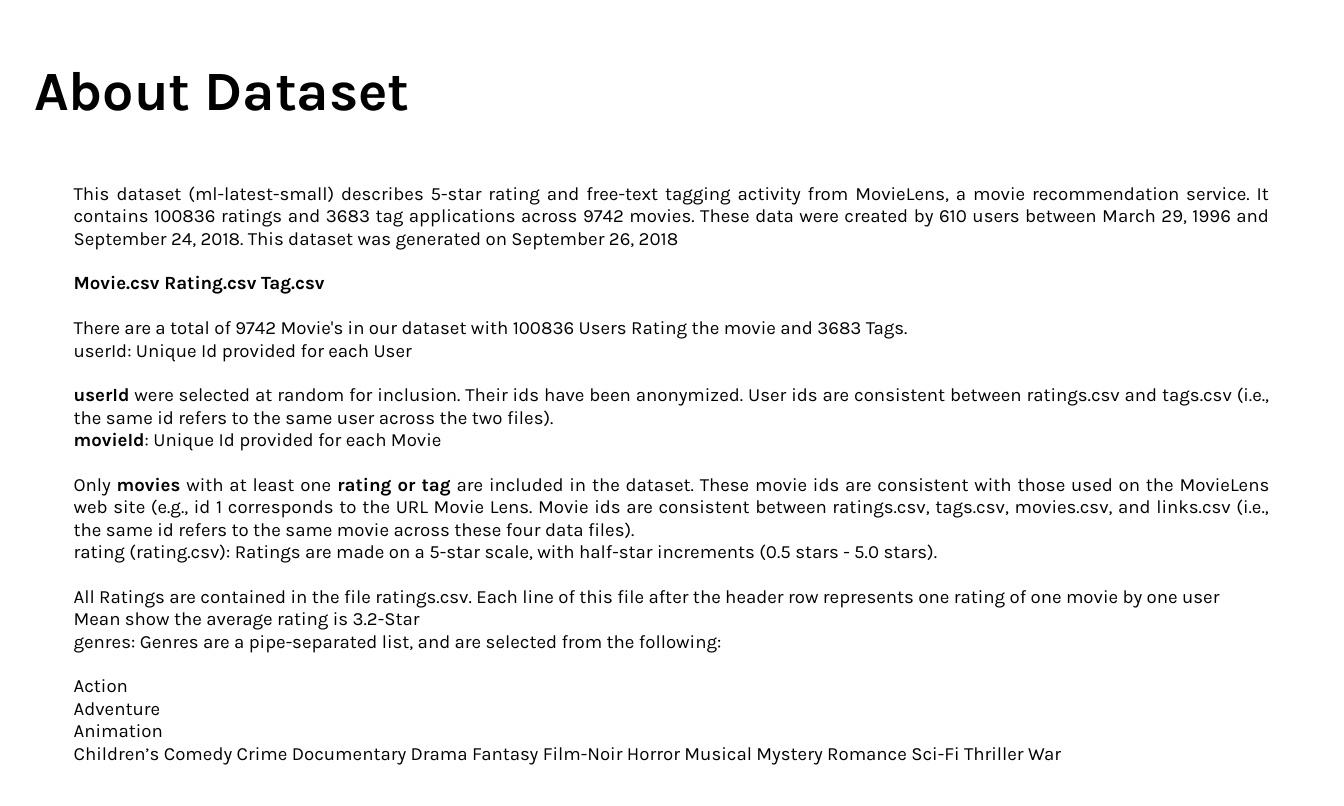
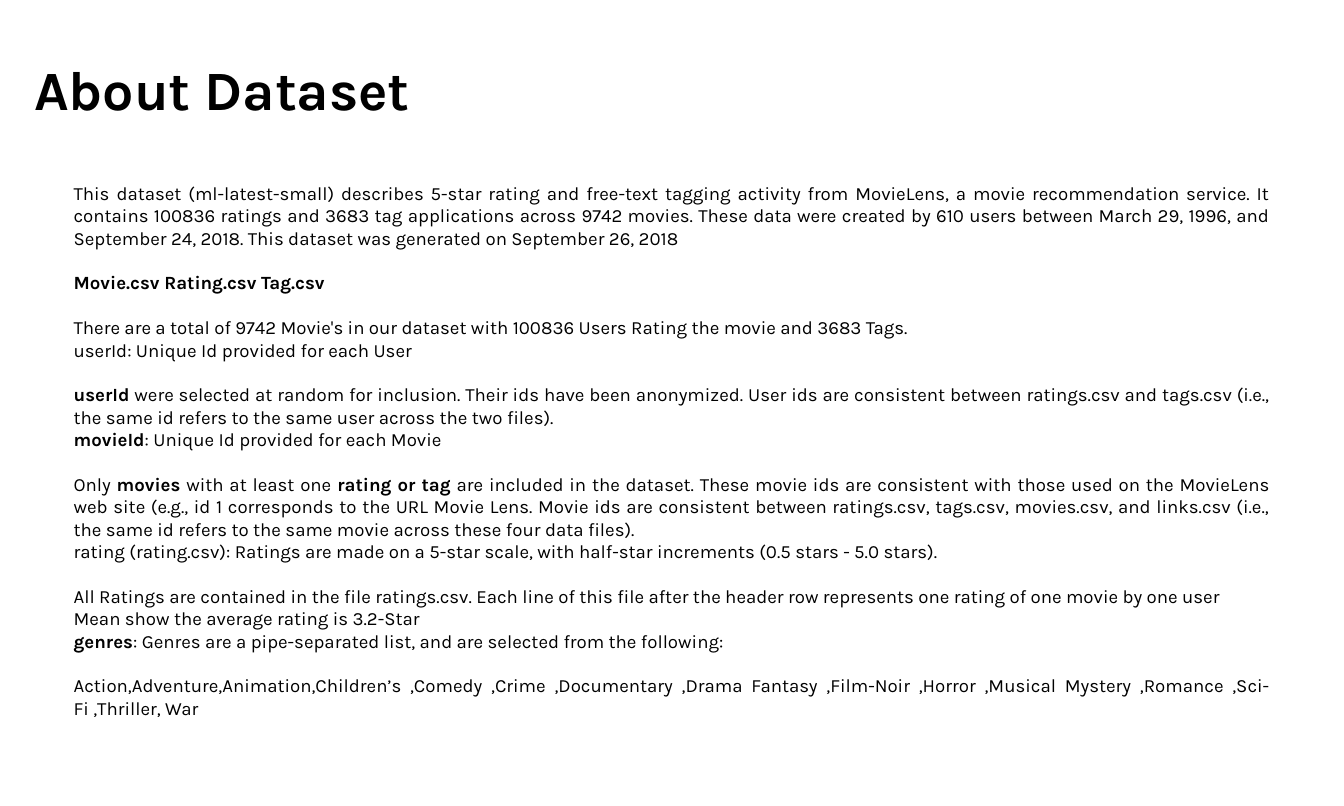
Before and after one commit to rohitandani/Hybrid_Movie_Recommendation_System, a slide deck: slide 3 of ml-latest-small/Hybrid Movie Recommendation System.pptx. Drawn at 1344x806 pixels with LibreOffice and Linux fonts; fonts in the diff are those of the drawing. Boxes give left, top, right and bottom in pixels: in the first picture for what was removed or moved away, otherwise in the second. Text is boxed around its words. In the diff, an @@ line names an element or a change of style, - is before the commit and + after.

```diff
--- a/ml-latest-small/Hybrid Movie Recommendation System.pptx
+++ b/ml-latest-small/Hybrid Movie Recommendation System.pptx
@@ text at [74, 186, 1269, 250]: text changed @@
-This dataset (ml-latest-small) describes 5-star rating and free-text tagging activity from MovieLens, a movie recommendation service. It contains 100836 ratings and 3683 tag applications across 9742 movies. These data were created by 610 users between March 29, 1996 and September 24, 2018. This dataset was generated on September 26, 2018
+This dataset (ml-latest-small) describes 5-star rating and free-text tagging activity from MovieLens, a movie recommendation service. It contains 100836 ratings and 3683 tag applications across 9742 movies. These data were created by 610 users between March 29, 1996, and September 24, 2018. This dataset was generated on September 26, 2018
@@ text at [74, 635, 723, 653]: bold on in "genres:" @@
@@ text at [74, 679, 1269, 717]: text changed @@
-Action
-Adventure
-Animation
-Children’s Comedy Crime Documentary Drama Fantasy Film-Noir Horror Musical Mystery Romance Sci-Fi Thriller War
+Action,Adventure,Animation,Children’s ,Comedy ,Crime ,Documentary ,Drama Fantasy ,Film-Noir ,Horror ,Musical Mystery ,Romance ,Sci-Fi ,Thriller, War
```
Also in this commit, not shown: 2 other slides changed, 1 slide removed, 1 other file.
